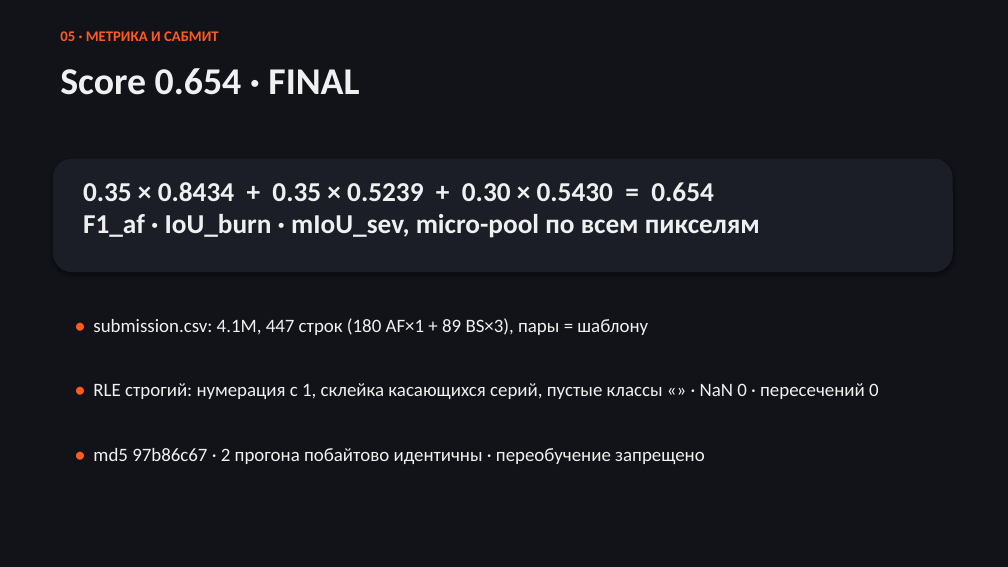
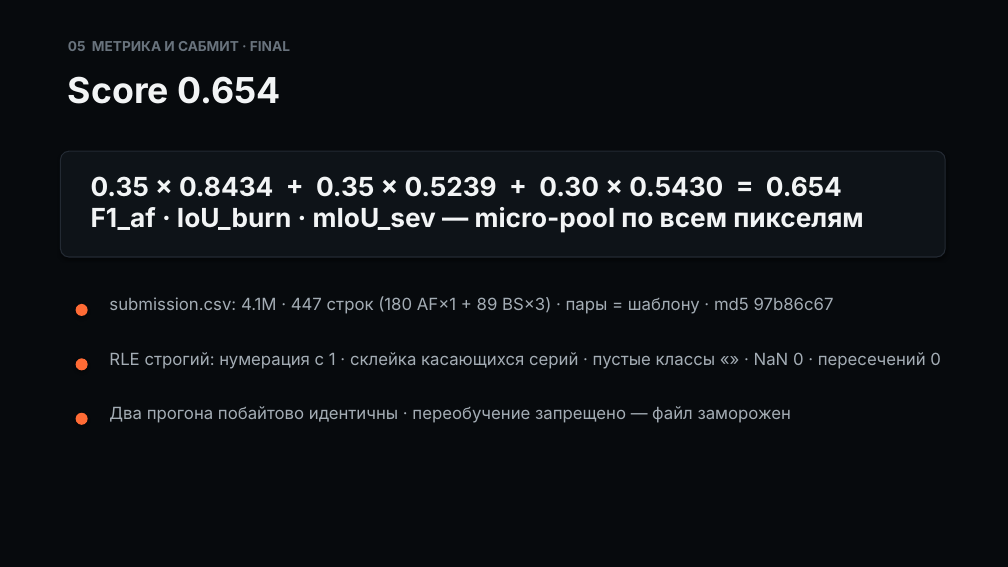
Before and after one commit to izislesar/kosmohack, a slide deck: slide 6 of docs/slides-deck.pptx. Drawn at 1008x567 pixels with LibreOffice and Linux fonts; fonts in the diff are those of the drawing. Boxes give left, top, right and bottom in pixels: in the first picture for what was removed or moved away, otherwise in the second. Text is boxed around its words. In the diff, an @@ line names an element or a change of style, - is before the commit and + after.

Commit message:
feat: deck v2 in frontend style (Inter, panels, severity)

```diff
--- a/docs/slides-deck.pptx
+++ b/docs/slides-deck.pptx
@@ background #111318 to #070A0D @@
@@ text at <box>68,41,290,51</box>: text changed; size 14 to 13 pt; font Calibri to Inter; text colour #FF5A1F to #69737D @@
-05 · МЕТРИКА И САБМИТ
+05 МЕТРИКА И САБМИТ · FINAL
@@ text at <box>68,76,280,104</box>: text changed; size 36 to 34 pt; font Calibri to Inter; text colour #F0F0F0 to #F2F4F5 @@
-Score 0.654 · FINAL
+Score 0.654
@@ rounded rectangle: place and size @@
-rounded rectangle at <box>53,159,953,272</box>
+rounded rectangle at <box>60,151,945,257</box>
@@ rounded rectangle at <box>60,151,945,257</box>: fill #1B1E26 to #0E1318; outline none to #232A33 1 pt; proportions changed @@
@@ text at <box>91,176,863,233</box>: text changed; size 16 to 15 pt; font Calibri to Inter; text colour #9AA0AA to #69737D @@
-0.35 × 0.8434 + 0.35 × 0.5239 + 0.30 × 0.5430 = 0.654
-F1_af · IoU_burn · mIoU_sev, micro-pool по всем пикселям
+0.35 × 0.8434 + 0.35 × 0.5239 + 0.30 × 0.5430 = 0.654
+F1_af · IoU_burn · mIoU_sev — micro-pool по всем пикселям
@@ text at <box>109,297,834,314</box>: text changed; size 18 to 16 pt; font Calibri to Inter; text colour #F0F0F0 to #A4ADB5 @@
-• submission.csv: 4.1M, 447 строк (180 AF×1 + 89 BS×3), пары = шаблону
+submission.csv: 4.1M · 447 строк (180 AF×1 + 89 BS×3) · пары = шаблону · md5 97b86c67
@@ ellipse added at <box>76,304,88,316</box>, fill #FF6B35 @@
@@ ellipse added at <box>76,358,88,371</box>, fill #FF6B35 @@
@@ text at <box>109,352,941,369</box>: text changed; size 18 to 16 pt; font Calibri to Inter; text colour #F0F0F0 to #A4ADB5 @@
-• RLE строгий: нумерация с 1, склейка касающихся серий, пустые классы «» · NaN 0 · пересечений 0
+RLE строгий: нумерация с 1 · склейка касающихся серий · пустые классы «» · NaN 0 · пересечений 0
@@ ellipse added at <box>76,413,88,425</box>, fill #FF6B35 @@
@@ text at <box>109,406,791,423</box>: text changed; size 18 to 16 pt; font Calibri to Inter; text colour #F0F0F0 to #A4ADB5 @@
-• md5 97b86c67 · 2 прогона побайтово идентичны · переобучение запрещено
+Два прогона побайтово идентичны · переобучение запрещено — файл заморожен
```
Also in this commit, not shown: 8 other slides changed, 1 slide added, 1 slide removed.
